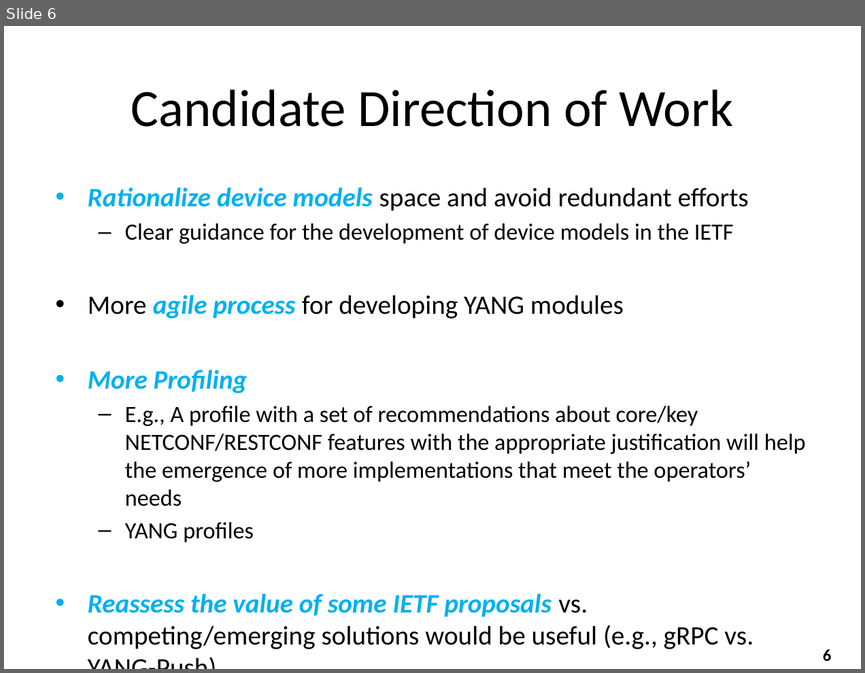
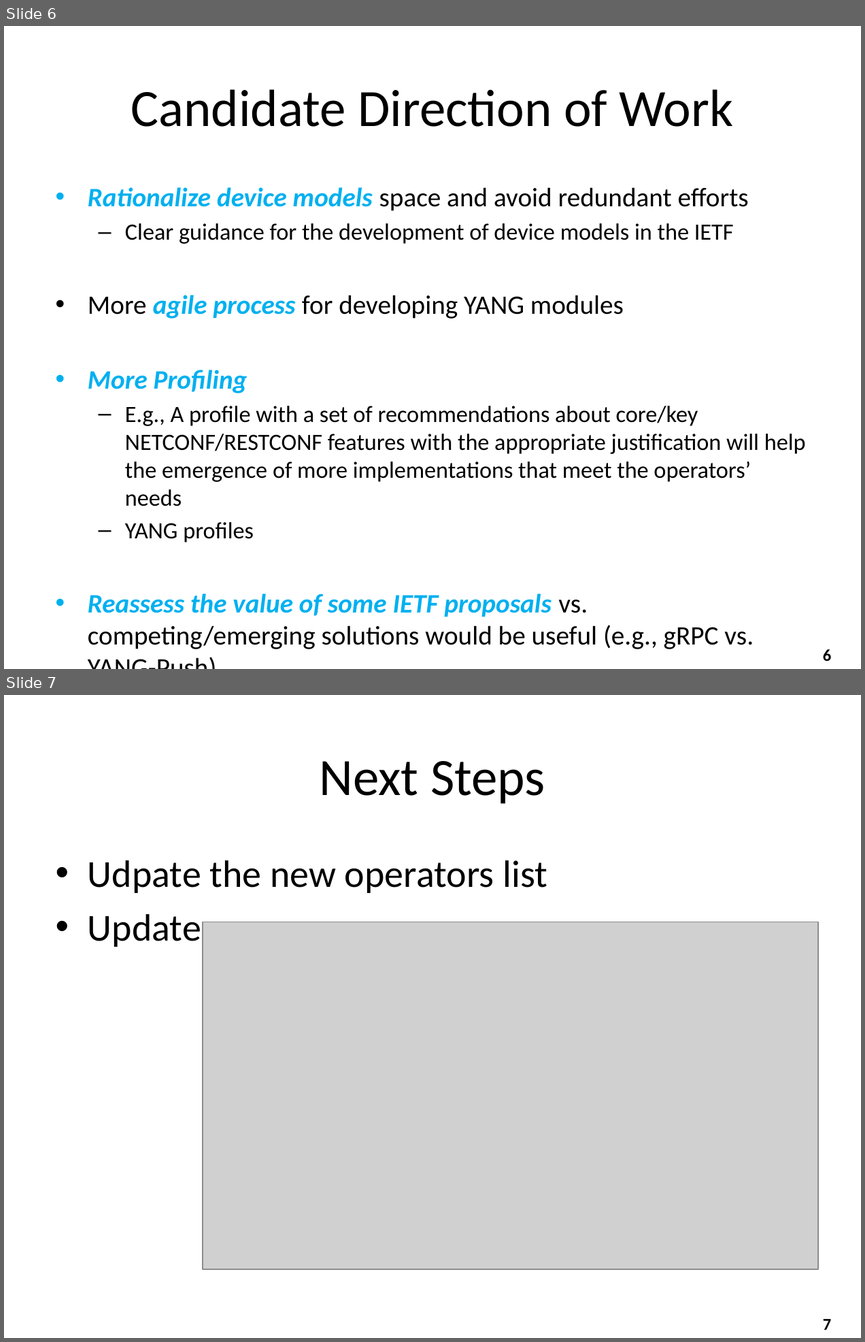
Before and after one commit to boucadair/rfc3535-20years-later, a slide deck: Prez/IETF123/draft-nmop-rfc3535-20years-later.pptx. Shown one above the other, each under a label of ours: slide 6 before the commit, slides 6 and 7 after it. The pictures are 865x673 and 865x1342 pixels, drawn with LibreOffice and Linux fonts; fonts in the diff are those of the drawing; grey boxes stand for pictures. Boxes give left, top, right and bottom in pixels: in the first picture for what was removed or moved away, otherwise in the second. Text is boxed around its words. In the diff, an @@ line names an element or a change of style, - is before the commit and + after.

```diff
--- a/Prez/IETF123/draft-nmop-rfc3535-20years-later.pptx
+++ b/Prez/IETF123/draft-nmop-rfc3535-20years-later.pptx
@@ slide 7 added at [4, 695, 861, 1338], background #FFFFFF; not listed: 1 template element that a slide beside it also shows @@
@@ title added at [320, 761, 545, 804], 44 pt, text #000000 @@
+Next Steps
@@ text added at [88, 860, 547, 947], 32 pt, text #000000 @@
+• Udpate the new operators list
+• Update
@@ picture added at [203, 921, 818, 1269] @@
```
Also in this commit, not shown: 1 slide changed, 2 slides removed, 1 other file.
